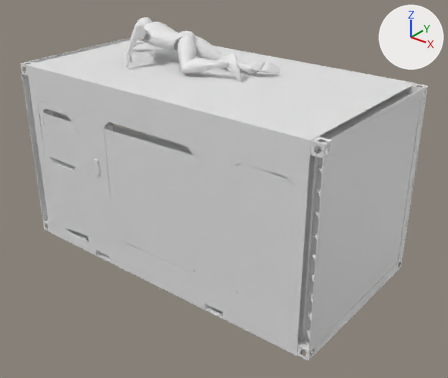
Two versions of the Blender file Mars_environment/Blender/PodandSpiderman.blend, one commit apart.
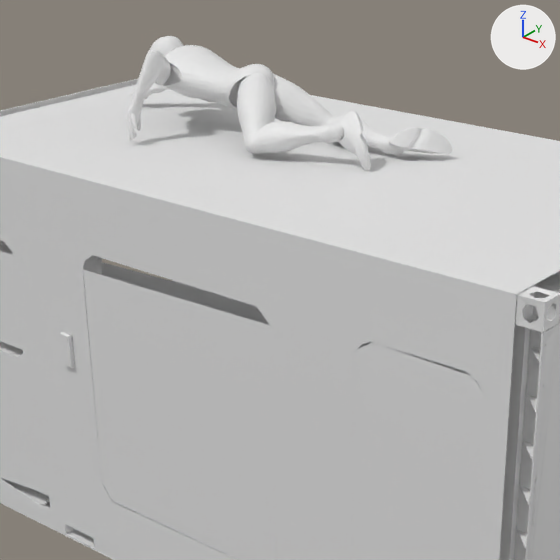
Each version is shown whole from a 50 mm camera at (4.14, -3.09, 2.38) aimed at (1.67, 0.0, 0.47), then close up on the part from 14% to 74% of the width and 0% to 71% of the height. Every picture has the same lights, and +X, +Y and +Z are marked at upper right.

Objects in the first close-up: 'keycard', 'poster'.
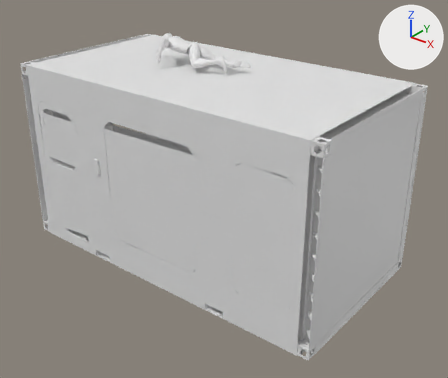
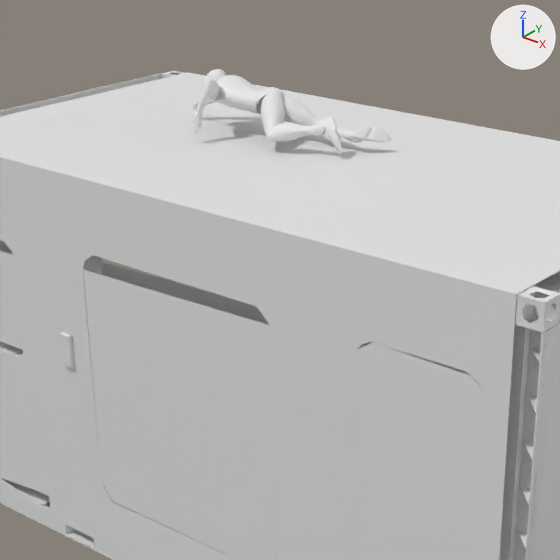
The newer file is also rescaled (x1.634), turned or shifted as a whole; pictures and numbers use the older file's frame.

What the commit changed:
Object 'poster' (ob_poster) moves from (1.178, 0.055, 1.363) to (1.272, 0.081, 1.348).
Object 'poster' (ob_poster) is rescaled from (0.000649, 0.000649, 0.000649) to (0.000397, 0.000397, 0.000397).

Changed parts and their boxes (x1, y1, x2, y2) in the close-ups (560 x 560 px):
'poster', moved, rescaled (38% narrower, 37% shorter): before (127, 36, 452, 171); after (191, 69, 391, 154)
